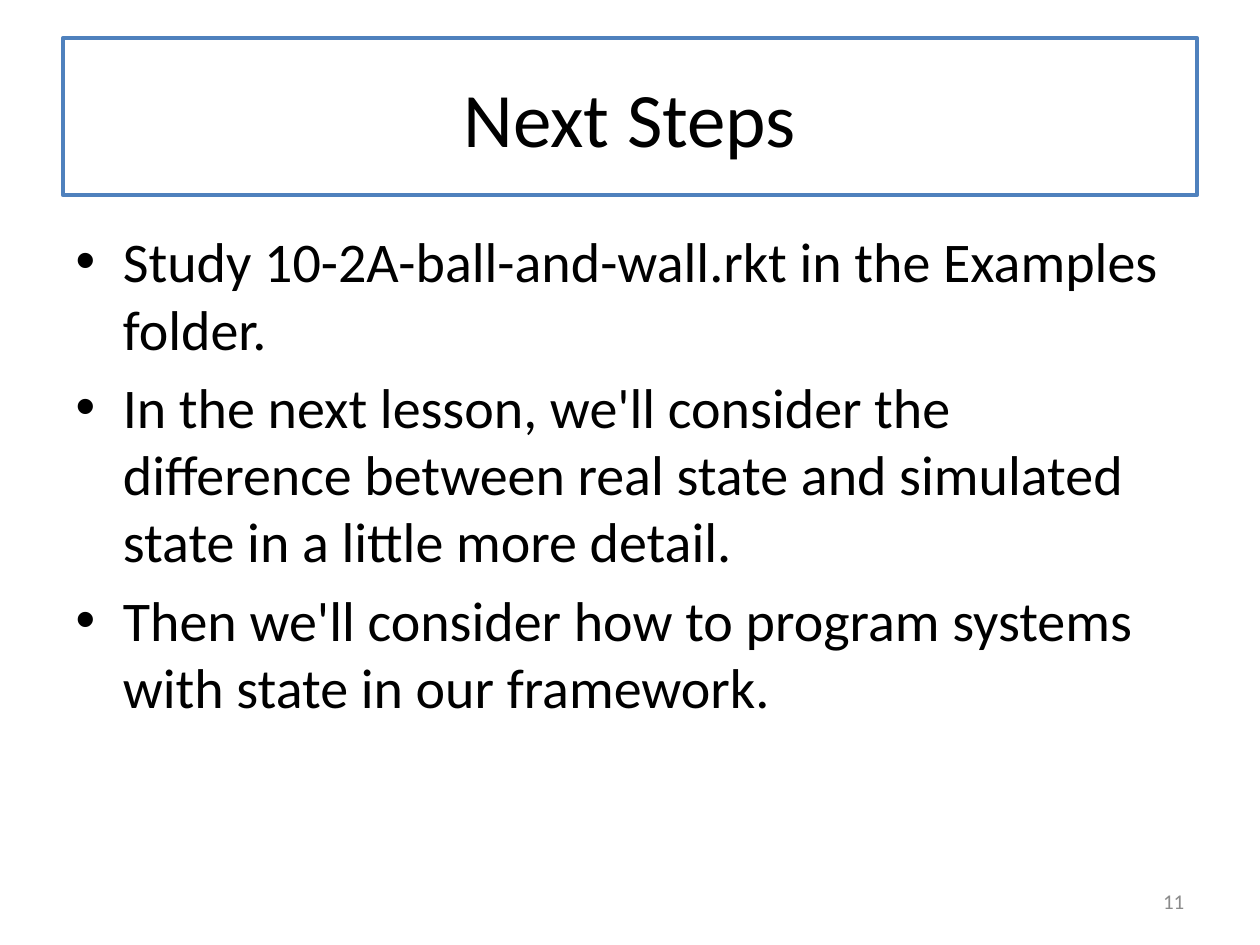
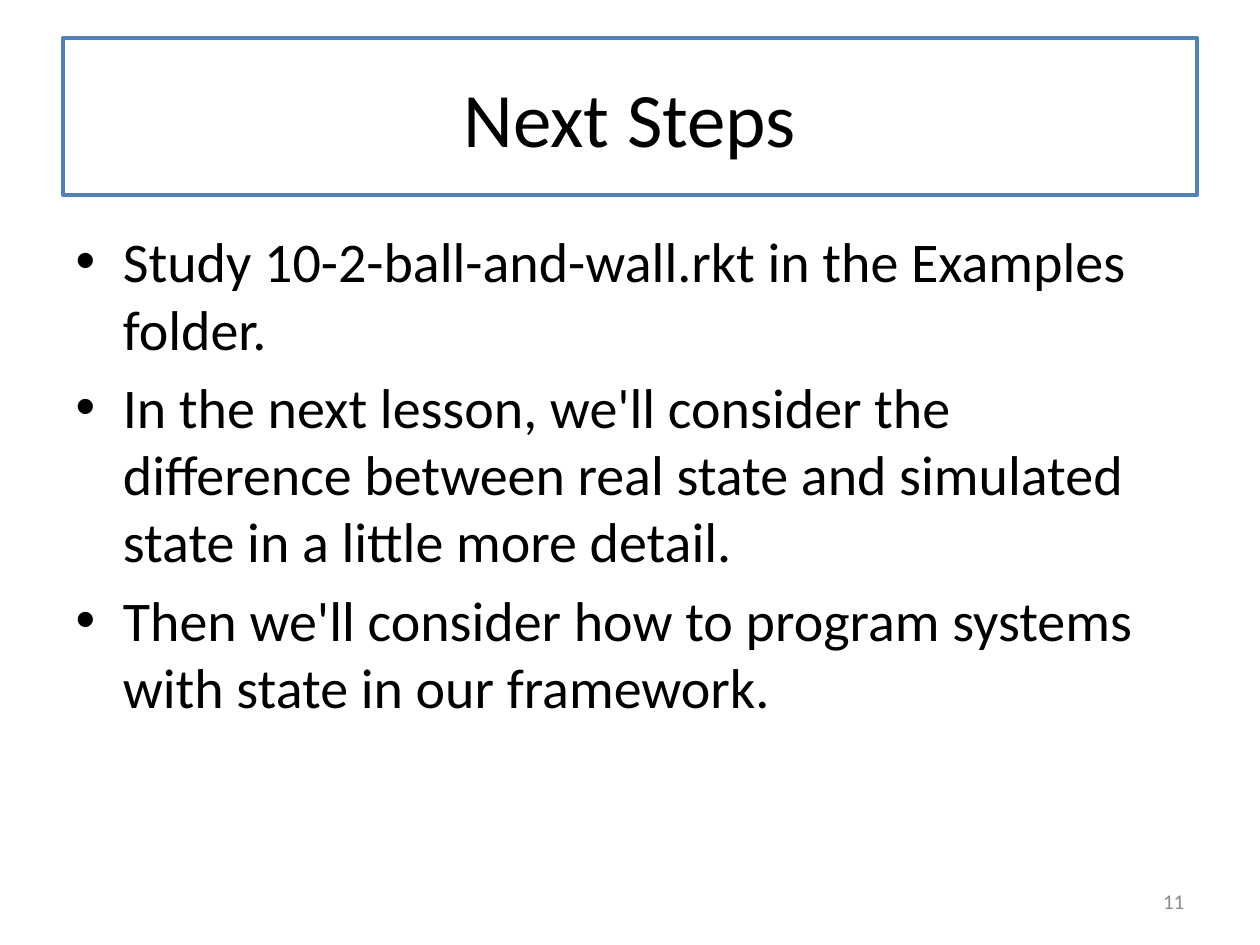
Before and after one commit to mwand/cs5010f16, a slide deck: slide 11 of Slides/Lesson 10.2 Stateful Objects and Stable Identities.pptx. Drawn at 1260x945 pixels with LibreOffice and Linux fonts; fonts in the diff are those of the drawing. Boxes give left, top, right and bottom in pixels: in the first picture for what was removed or moved away, otherwise in the second. Text is boxed around its words. In the diff, an @@ line names an element or a change of style, - is before the commit and + after.

```diff
--- a/Slides/Lesson 10.2 Stateful Objects and Stable Identities.pptx
+++ b/Slides/Lesson 10.2 Stateful Objects and Stable Identities.pptx
@@ text at bbox=[123, 243, 1125, 351]: text changed @@
-• Study 10-2A-ball-and-wall.rkt in the Examples folder.
+• Study 10-2-ball-and-wall.rkt in the Examples folder.
```
Also in this commit, not shown: 5 other slides changed, 11 other files.
